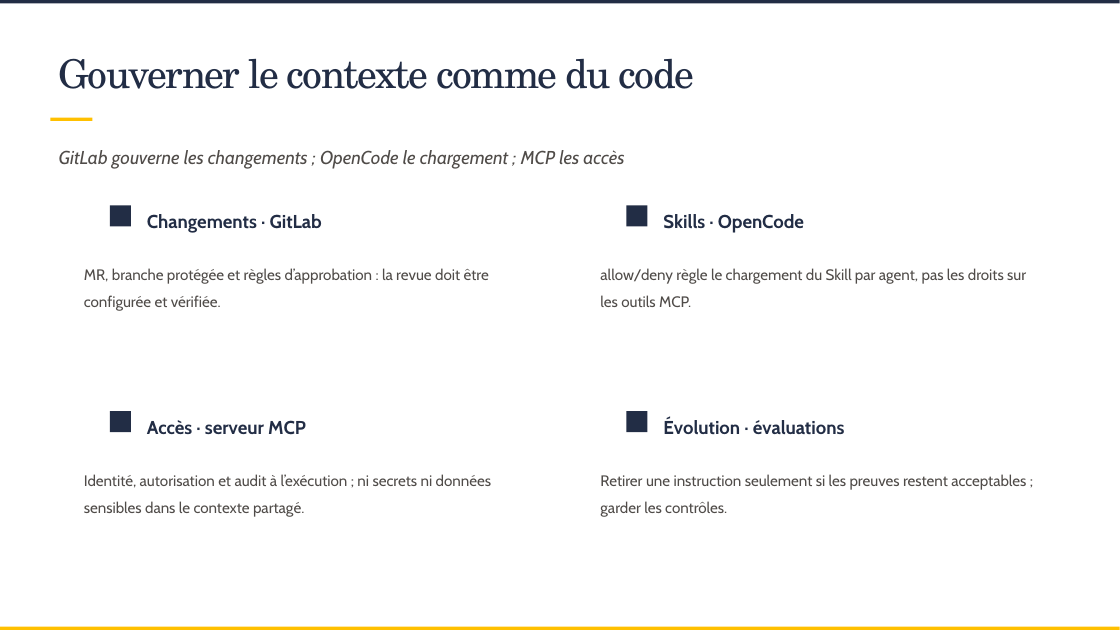
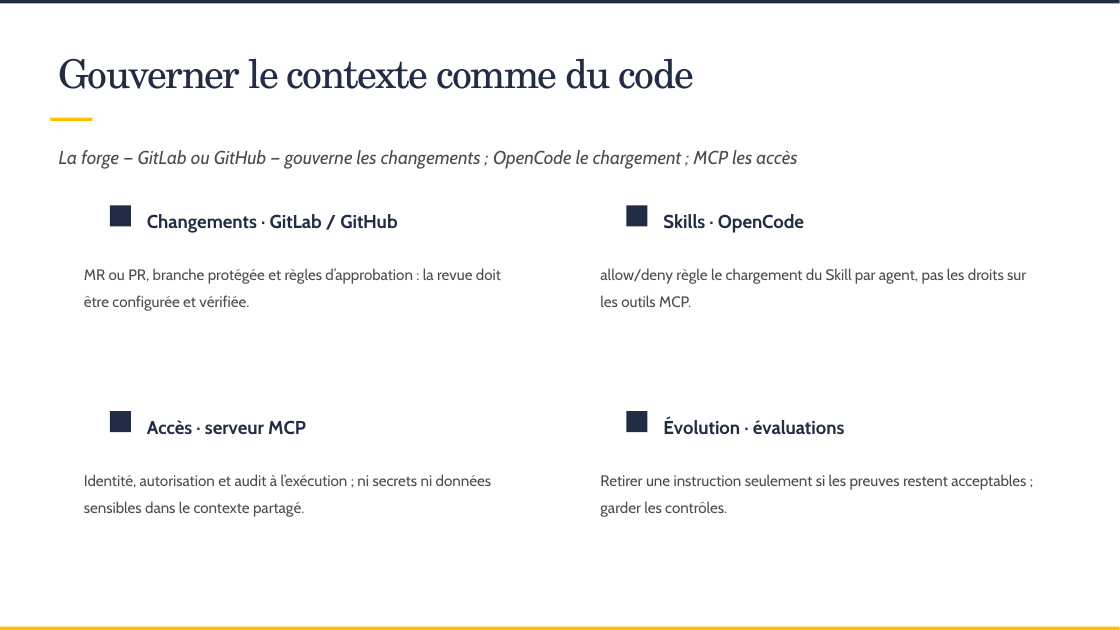
Before and after one commit to SCIAM-FR/formation-ia, a slide deck: slide 70 of slides/Support_formation_SCIAM.pptx (slide 53 before the commit). Drawn at 1120x630 pixels with LibreOffice and Linux fonts; fonts in the diff are those of the drawing; background and template pictures are left out. Boxes give left, top, right and bottom in pixels: in the first picture for what was removed or moved away, otherwise in the second. Text is boxed around its words. In the diff, an @@ line names an element or a change of style, - is before the commit and + after.

```diff
--- a/slides/Support_formation_SCIAM.pptx
+++ b/slides/Support_formation_SCIAM.pptx
@@ text at (59, 150, 797, 169): text changed @@
-GitLab gouverne les changements ; OpenCode le chargement ; MCP les accès
+La forge — GitLab ou GitHub — gouverne les changements ; OpenCode le chargement ; MCP les accès
@@ text at (147, 214, 397, 233): text changed @@
-Changements · GitLab
+Changements · GitLab / GitHub
@@ text at (84, 268, 501, 311): text changed @@
-MR, branche protégée et règles d’approbation : la revue doit être configurée et vérifiée.
+MR ou PR, branche protégée et règles d’approbation : la revue doit être configurée et vérifiée.
```
Also in this commit, not shown: 21 other slides changed, 18 slides added, 26 other files.
